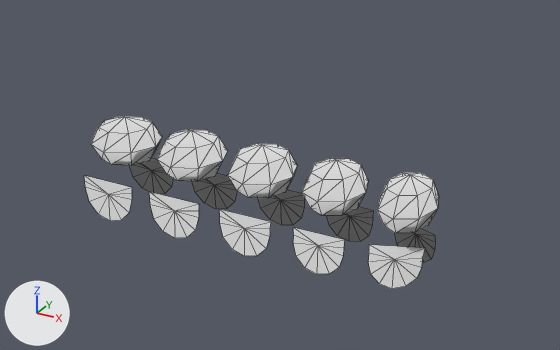
Two versions of the glTF model assets/meshes/ink_margin_lip.glb, one commit apart.
Camera for both pictures: a camera (50 mm lens) standing at (0.567, -0.962, 1.058) and looking at (0.032, 0.01, 0.572). The axes (+X, +Y, +Z) are drawn at lower left. The lights are the same throughout. The picture after the commit comes second. Mesh edges are drawn as thin lines. Vertices at exactly the same position are counted once.

In view in the first picture: 'MarginLip'.
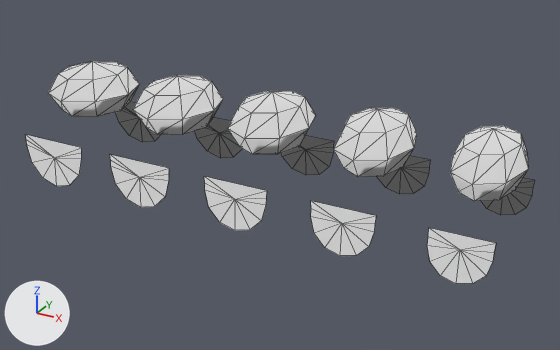
Commit message: fix(vfx): the Margin body wraps its slab

What differs and where, as boxes [x1, y1, x2, y2] in the pictures (560 x 350 px; the box of a moved part takes in the faces that stretch with it):
'MarginLip', reshaped (44% wider, 29% taller)
    before: [84, 116, 439, 289]
    after: [25, 61, 535, 284]
part 1 of me_marginlip, moved or reshaped
    before: [91, 116, 162, 166]
    after: [48, 61, 140, 117]
part 2 of me_marginlip, moved or reshaped
    before: [157, 129, 227, 182]
    after: [133, 75, 223, 135]
part 3 of me_marginlip, moved or reshaped
    before: [227, 143, 297, 198]
    after: [227, 91, 315, 154]
part 4 of me_marginlip, moved or reshaped
    before: [302, 158, 368, 216]
    after: [333, 108, 417, 177]
part 5 of me_marginlip, moved or reshaped
    before: [377, 173, 439, 233]
    after: [450, 126, 528, 201]
part 6 of me_marginlip, moved or reshaped
    before: [84, 159, 435, 289]
    after: [25, 102, 535, 284]

The change, as a list of edits to the scene's bpy script:
```text
Change me_marginlip:
    used by ob_marginlip; location = (0.0, 0.0, 0.0)
    remove me_marginlip.from_pydata(...)  # 250 vertices, 350 faces; spans x -0.321..0.289, y -0.061..0.061, z 0.452..0.621
    add me_marginlip.from_pydata(...)  # 250 vertices, 350 faces; spans x -0.393..0.404, y -0.114..0.114, z 0.525..0.709
    me_marginlip part 1: the loose piece of 26 vertices spanning x -0.321..-0.2, y -0.061..0.061, z 0.536..0.621 is scaled about its middle by (1.18, 1.35, 1.1), then moved by (-0.061, 0.0, 0.084)
    me_marginlip part 2: the loose piece of 26 vertices spanning x -0.182..-0.068, y -0.061..0.061, z 0.536..0.621 is scaled about its middle by (1.16, 1.35, 1.1), then moved by (-0.021, 0.0, 0.084)
    me_marginlip part 3: the loose piece of 26 vertices spanning x -0.046..0.061, y -0.061..0.061, z 0.536..0.621 is scaled about its middle by (1.15, 1.35, 1.1), then moved by (0.018, 0.0, 0.084)
    me_marginlip part 4: the loose piece of 26 vertices spanning x 0.084..0.181, y -0.061..0.061, z 0.536..0.621 is scaled about its middle by (1.15, 1.35, 1.1), then moved by (0.061, 0.0, 0.084)
    me_marginlip part 5: the loose piece of 26 vertices spanning x 0.204..0.289, y -0.061..0.061, z 0.536..0.621 is scaled about its middle by (1.17, 1.35, 1.1), then moved by (0.107, 0.0, 0.084)
    me_marginlip part 6: 120 of 250 vertices moved; they spanned x -0.312..0.283, y -0.061..0.061, z 0.452..0.525 and now span x -0.382..0.396, y -0.114..0.114, z 0.525..0.604; mean shift (0.021, 0.0, 0.078); largest move (0.283, -0.021, 0.525) -> (0.396, -0.107, 0.604)
```
